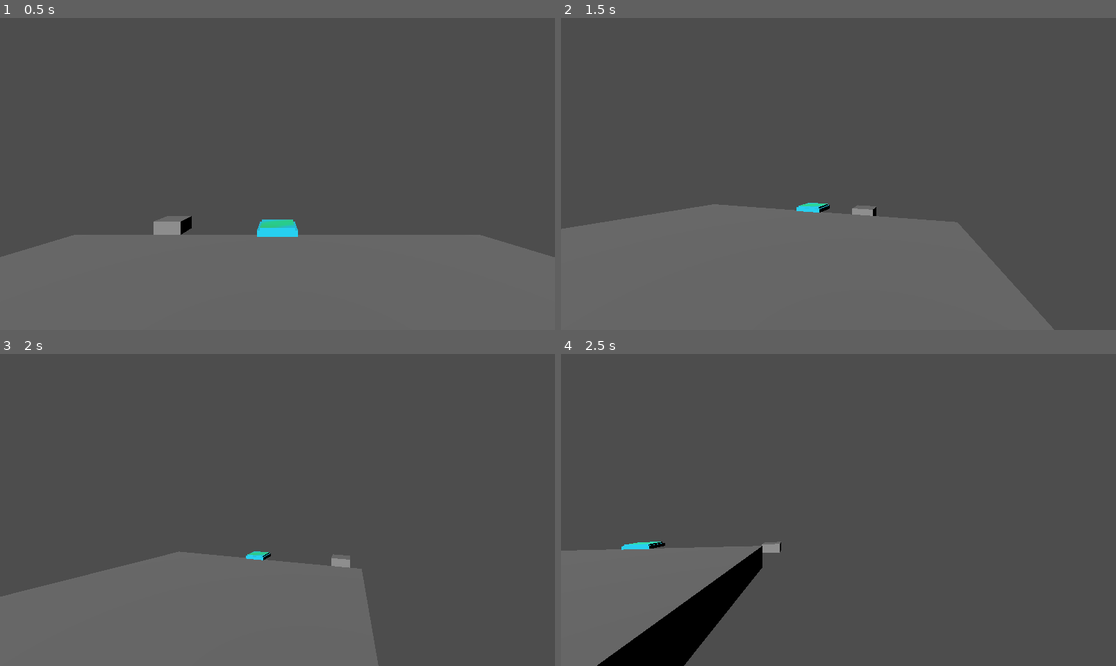
Above: before the commit, frames 1-4 (two rows, left to right).
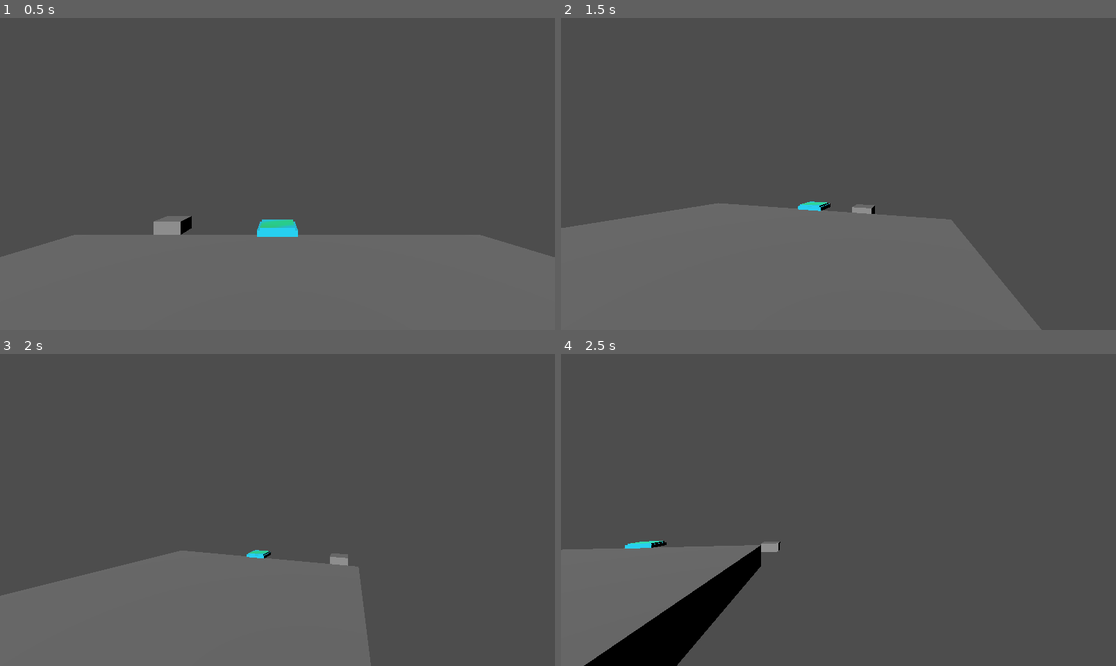
Above: after the commit, the same moments.

Repository: phiddypus/SBU-Hacks-VI
Game: Godot game, scene res://scenes/world.tscn
Same seed, same stepped clock (60 frames per second), same inputs: the game is played once before the commit and once after it.
Inputs (mouse positions are in pixels of both pictures, inside the frame that each line leads up to):
- Up to frame 1 (0.5 s): no input
- Up to frame 2 (1.5 s): tap Enter (ui_accept) at 0.5, 0.6, 0.77, 1.07 s; move the mouse to (866, 174) at 0.52 s; hold D (game_right) 0.53-1.28 s; move the mouse to (810, 174) at 1.27 s; hold S (game_back) from 1.28 s (still down); tap W (game_front) at 1.35 s
- Up to frame 3 (2 s): keep holding S (game_back); tap Enter (ui_accept) at 1.52, 1.55, 1.82 s
- Up to frame 4 (2.5 s): move the mouse to (849, 503) at 2.02 s; release S (game_back) at 2.03 s; hold D (game_right) from 2.03 s (still down); tap Enter (ui_accept) at 2.1 s

Frame 1 is identical in both runs. In frame 2, 0.9% of the frame differs, in the area x 0-89%, y 58-100%; in frame 3, 0.5%; in frame 4, 1.0%, in the area x 0-40%, y 59-100%.

Commit message:
fix move

Diff:
--- /dev/null
+++ b/godot/scenes/runnable_surface.tscn
@@ -0,0 +1,12 @@
+[gd_scene load_steps=3 format=3 uid="uid://pctn1bemrpkl"]
+
+[ext_resource type="Script" path="res://scripts/runnable_surface.gd" id="1_47s2s"]
+
+[sub_resource type="BoxShape3D" id="BoxShape3D_l48ic"]
+size = Vector3(0.02, 1, 1)
+
+[node name="Runnable Surface" type="Area3D"]
+script = ExtResource("1_47s2s")
+
+[node name="CollisionShape3D" type="CollisionShape3D" parent="."]
+shape = SubResource("BoxShape3D_l48ic")
--- a/godot/scripts/player.gd
+++ b/godot/scripts/player.gd
@@ -3,7 +3,6 @@
 const SPEED = 5.0
 const JUMP_VELOCITY = 4.5
 const MOUSE_SENS = 0.003
-var target_velocity = Vector3(0,0,0)
 
 # Get the gravity from the project settings to be synced with RigidBody nodes.
 var gravity = ProjectSettings.get_setting("physics/3d/default_gravity")
@@ -13,24 +12,15 @@
 
 func _physics_process(delta):
 	# Add the gravity.
-	if not is_on_floor():
+	if is_on_floor():
+		velocity.x = move_toward(velocity.x, 0, SPEED)
+		velocity.z = move_toward(velocity.z, 0, SPEED)
+	else:
 		velocity.y -= gravity * delta
-
-	if(is_on_floor()):
-		target_velocity = Vector3(0,0,0)
 
 	# Handle jump
 	if Input.is_action_just_pressed("ui_accept") and is_on_floor():
-
-		# If Jumping on Moving Platform
-		var collision = move_and_collide(Vector3(0,-1,0)*delta)
-		if collision:
-			if collision.get_collider().get_class() == "AnimatableBody3D":
-				velocity += collision.get_collider().velocity
-				target_velocity = collision.get_collider().velocity
 		velocity.y = JUMP_VELOCITY
-
-
 
 	# Get the input direction and handle the movement/deceleration.
 	var input_dir = Input.get_vector("game_left", "game_right", "game_front", "game_back")
@@ -38,12 +28,8 @@
 	if direction:
 		velocity.x = direction.x * SPEED
 		velocity.z = direction.z * SPEED
-	else:
-		velocity.x = move_toward(velocity.x, target_velocity.x, SPEED)
-		velocity.z = move_toward(velocity.z, target_velocity.z, SPEED)
 
 	move_and_slide()
-
 
 func _input(event):
 	if event is InputEventMouseMotion:
--- /dev/null
+++ b/godot/scripts/runnable_surface.gd
@@ -0,0 +1,12 @@
+extends StaticBody3D
+
+var gravity = ProjectSettings.get_setting("physics/3d/default_gravity")
+
+# Called when the node enters the scene tree for the first time.
+func _ready():
+	pass # Replace with function body.
+
+
+# Called every frame. 'delta' is the elapsed time since the previous frame.
+func _process(delta):
+	pass
Not shown: 1 places in godot/scenes/world.tscn that only renumber resources
